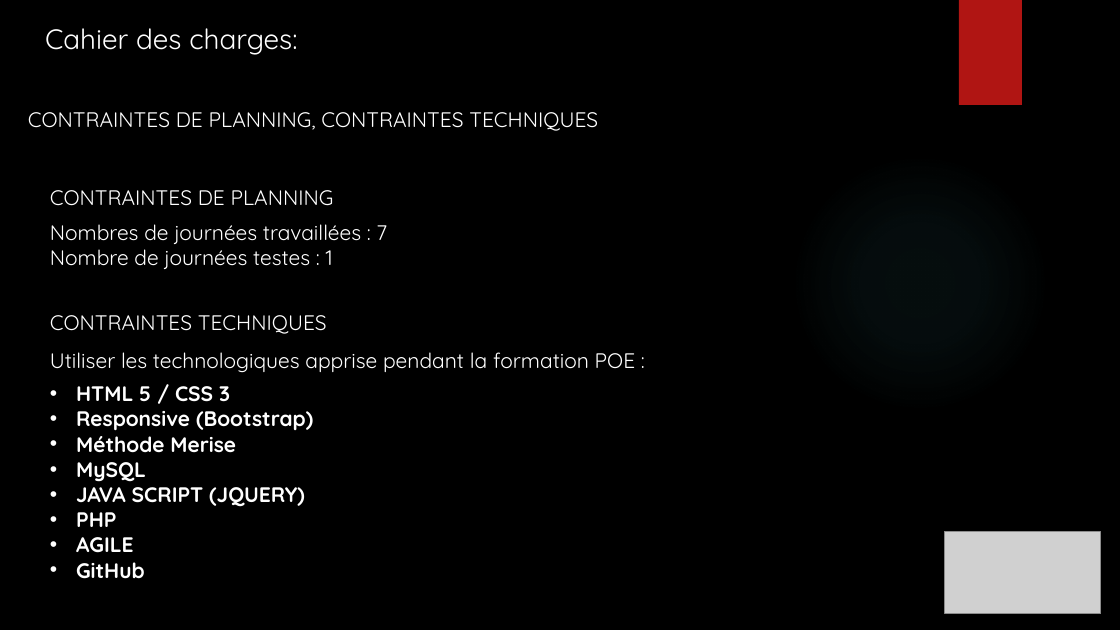
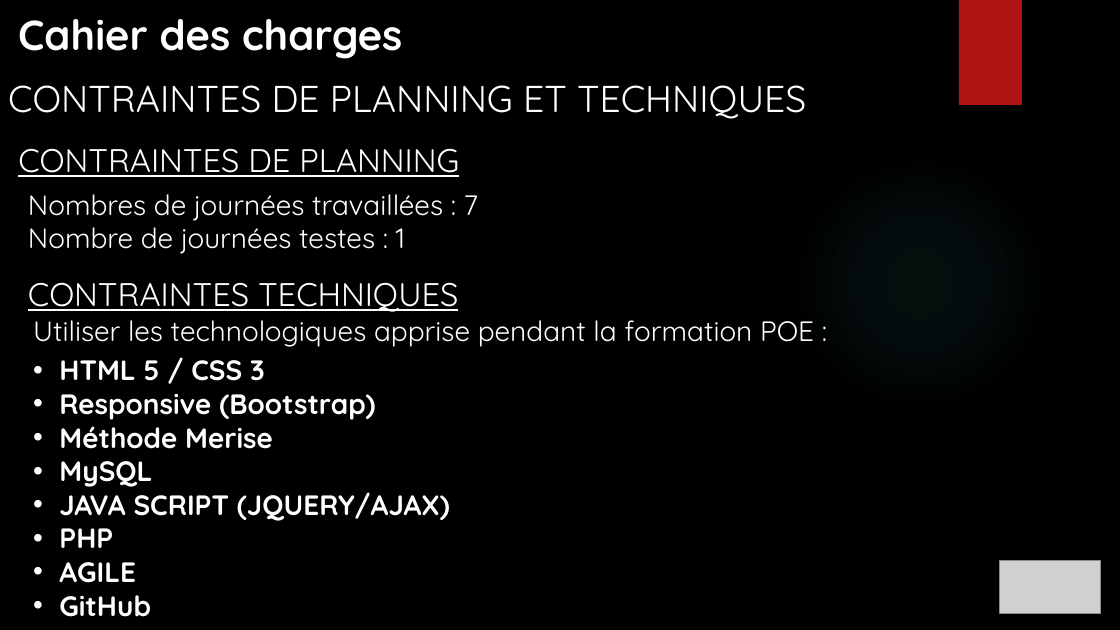
Before and after one commit to ChampemeDylan/UPOP, a slide deck: slide 4 of Présentation UPOP.pptx. Drawn at 1120x630 pixels with LibreOffice and Linux fonts; fonts in the diff are those of the drawing; grey boxes stand for pictures; background and template pictures are left out. Boxes give left, top, right and bottom in pixels: in the first picture for what was removed or moved away, otherwise in the second. Text is boxed around its words. In the diff, an @@ line names an element or a change of style, - is before the commit and + after.

```diff
--- a/Présentation UPOP.pptx
+++ b/Présentation UPOP.pptx
@@ text at (18, 19, 402, 59): text changed; size 24 to 36 pt; bold on @@
-Cahier des charges:
+Cahier des charges
@@ text at (8, 85, 806, 119): text changed; size 18 to 32 pt @@
-CONTRAINTES DE PLANNING, CONTRAINTES TECHNIQUES
+CONTRAINTES DE PLANNING ET TECHNIQUES
@@ text "CONTRAINTES DE PLANNING" at (18, 148, 459, 177): size 18 to 28 pt, underline on @@
@@ text "CONTRAINTES DE PLANNING": place and size @@
-text "CONTRAINTES DE PLANNING" at (50, 190, 334, 206)
+text "CONTRAINTES DE PLANNING" at (18, 148, 459, 177)
@@ text "Nombres de journées travaillées : ...": place and size @@
-text "Nombres de journées travaillées : ..." at (50, 224, 387, 269)
+text "Nombres de journées travaillées : ..." at (28, 194, 479, 254)
@@ text "Nombres de journées travaillées : ..." at (28, 194, 479, 254): size 18 to 24 pt @@
@@ text "CONTRAINTES TECHNIQUES": place and size @@
-text "CONTRAINTES TECHNIQUES" at (50, 315, 327, 334)
+text "CONTRAINTES TECHNIQUES" at (28, 282, 458, 312)
@@ text "CONTRAINTES TECHNIQUES" at (28, 282, 458, 312): size 18 to 28 pt, underline on @@
@@ text "Utiliser les technologiques apprise pendant ...": place and size @@
-text "Utiliser les technologiques apprise pendant ..." at (50, 352, 636, 579)
+text "Utiliser les technologiques apprise pendant ..." at (33, 320, 814, 617)
@@ text at (33, 320, 814, 617): size 18 to 24 pt in "Utiliser les technologiques apprise pendant la formation ...", "HTML 5 / CSS 3", "Responsive (Bootstrap)", "Méthode Merise" and 4 more places @@
@@ text at (59, 486, 450, 521): text changed; size 18 to 24 pt @@
-• JAVA SCRIPT (JQUERY)
+• JAVA SCRIPT (JQUERY/AJAX)
@@ picture: place and size @@
-picture at (945, 532, 1102, 614)
+picture at (1000, 560, 1101, 613)
```
Also in this commit, not shown: 13 other slides changed, 14 slides added, 5 slides removed, 1 other file.
